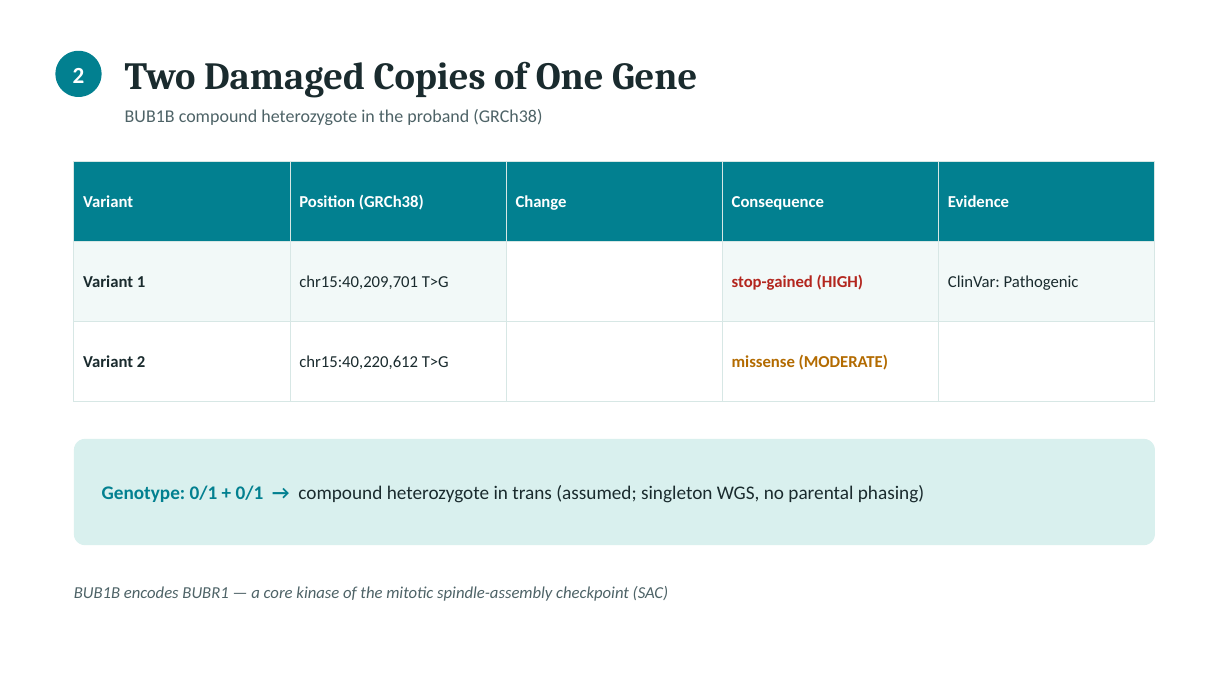
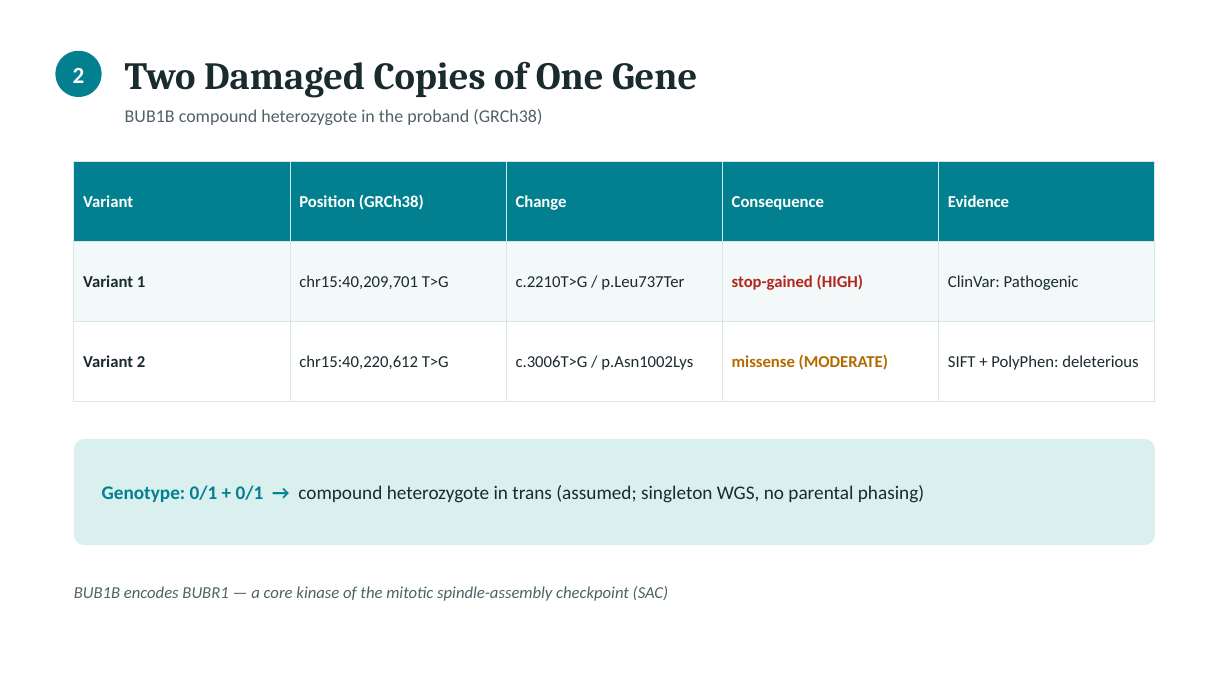
Before and after one commit to RuizHernandez/mva-hackathon-2026, a slide deck: slide 2 of Track 2/pitch_deck.pptx. Drawn at 1232x693 pixels with LibreOffice and Linux fonts; fonts in the diff are those of the drawing. Boxes give left, top, right and bottom in pixels: in the first picture for what was removed or moved away, otherwise in the second. Text is boxed around its words. In the diff, an @@ line names an element or a change of style, - is before the commit and + after.

```diff
--- a/Track 2/pitch_deck.pptx
+++ b/Track 2/pitch_deck.pptx
@@ table at [74,162,1155,402] @@
-row 2, column 3: 
+row 2, column 3: c.2210T>G / p.Leu737Ter
-row 3, column 3: 
+row 3, column 3: c.3006T>G / p.Asn1002Lys
-row 3, column 5: 
+row 3, column 5: SIFT + PolyPhen: deleterious
```
Also in this commit, not shown: 2 other files.
